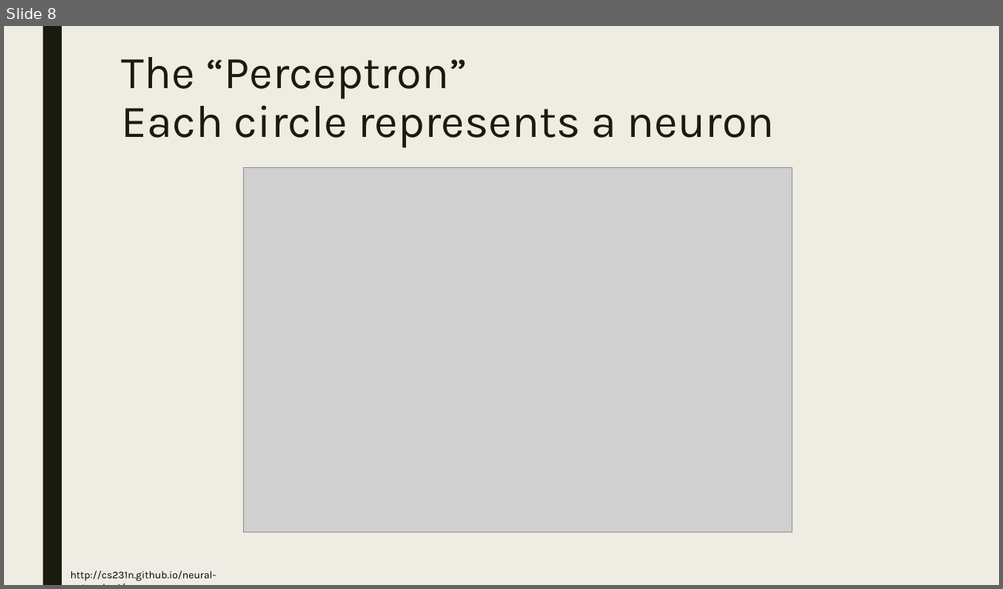
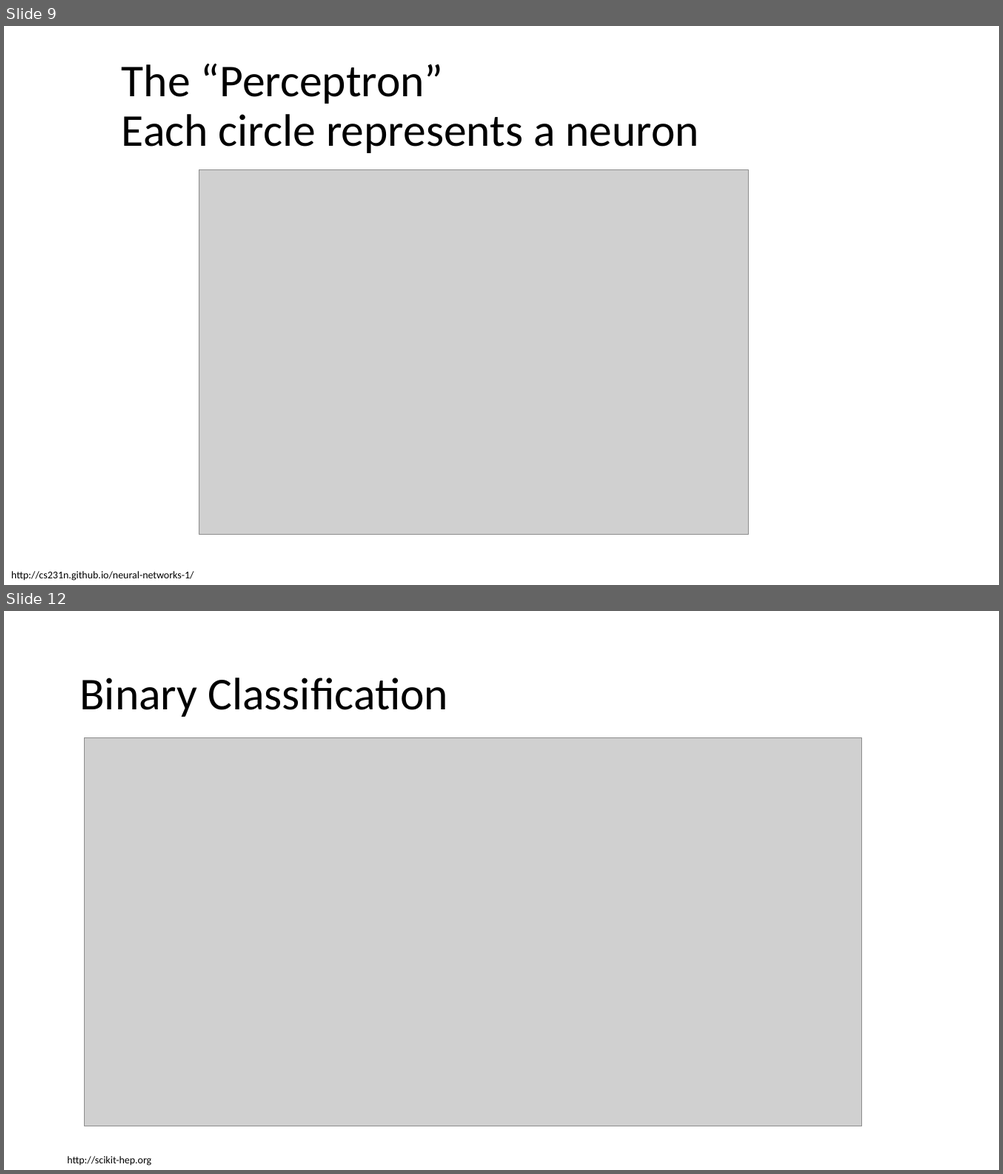
Before and after one commit to bahadirbklg/intro, a slide deck: 1 - introduction/DLMR 1 - introduction.pptx. Shown one above the other, each under a label of ours: slide 8 before the commit, slides 9 and 12 after it; the slides between them are not shown. The pictures are 1003x589 and 1003x1174 pixels, drawn with LibreOffice and Linux fonts; fonts in the diff are those of the drawing; grey boxes stand for pictures. Boxes give left, top, right and bottom in pixels: in the first picture for what was removed or moved away, otherwise in the second. Text is boxed around its words. In the diff, an @@ line names an element or a change of style, - is before the commit and + after.

```diff
--- a/1 - introduction/DLMR 1 - introduction.pptx
+++ b/1 - introduction/DLMR 1 - introduction.pptx
@@ slide 12 added at (4,611,999,1170), background #FFFFFF @@
@@ title added at (79,678,448,717), 44 pt, text #000000 @@
+Binary Classification
@@ picture added at (85,738,862,1128) @@
@@ text added at (67,1156,151,1166), 10 pt, text #000000 @@
+http://scikit-hep.org
@@ what was slide 8 is now slide 9 @@
@@ slide 9 changed as well @@
@@ background #EFEDE3 to #FFFFFF @@
@@ rectangle removed at (42,26,62,585) @@
@@ title "The “Perceptron” Each circle represents ..." at (122,63,700,153): font Karla to Calibri, text colour #191B0E to #000000; line spacing 0.89 to 0.9; vertical alignment top to middle @@
@@ picture: place and size @@
-picture at (243,168,792,534)
+picture at (199,170,748,536)
@@ text "http://cs231n.github.io/neural-networks-1/": place and size @@
-text "http://cs231n.github.io/neural-networks-1/" at (71,571,216,582)
+text "http://cs231n.github.io/neural-networks-1/" at (11,571,194,581)
@@ text "http://cs231n.github.io/neural-networks-1/" at (11,571,194,581): font Karla to Calibri @@
```
Also in this commit, not shown: 16 other slides changed, 14 other slides added, 3 slides removed.
